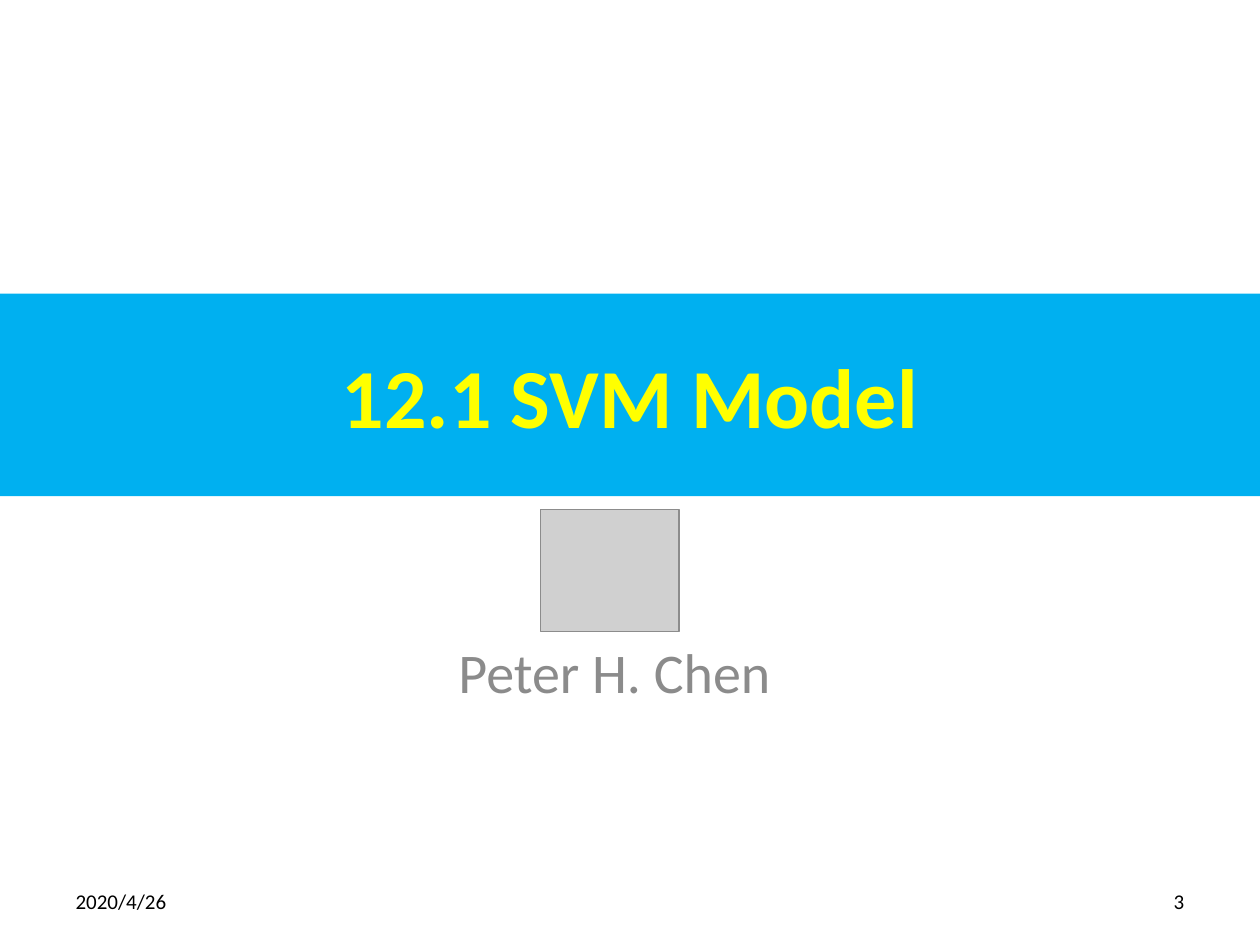
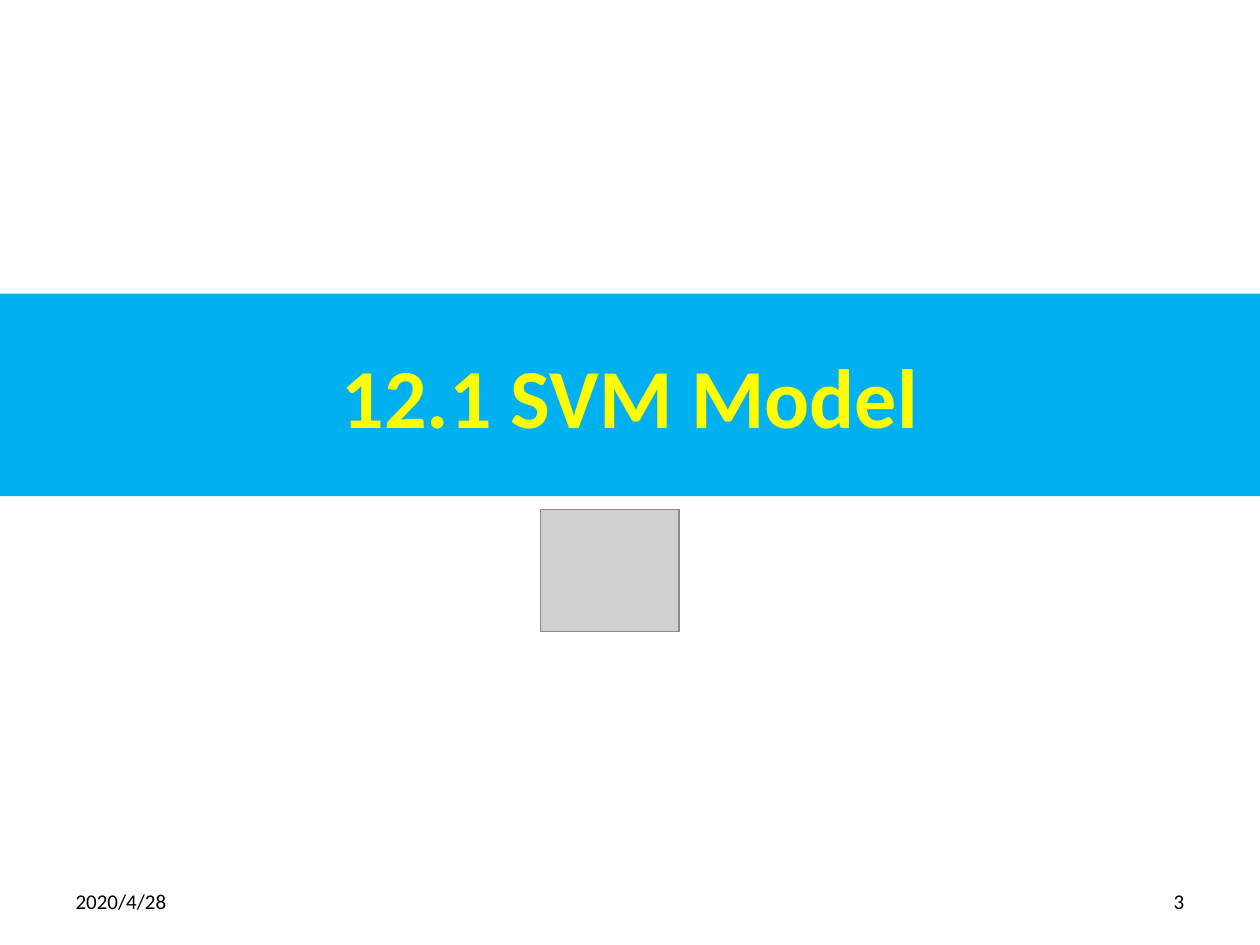
Before and after one commit to peterhchen/800_MachineLearning, a slide deck: slide 3 of 12_SVM.pptx. Drawn at 1260x945 pixels with LibreOffice and Linux fonts; fonts in the diff are those of the drawing; grey boxes stand for pictures. Boxes give left, top, right and bottom in pixels: in the first picture for what was removed or moved away, otherwise in the second. Text is boxed around its words. In the diff, an @@ line names an element or a change of style, - is before the commit and + after.

```diff
--- a/12_SVM.pptx
+++ b/12_SVM.pptx
@@ subtitle removed at (458,654,771,694) @@
-Peter H. Chen
@@ text at (76,894,167,910): text changed @@
-2020/4/26
+2020/4/28
```
Also in this commit, not shown: 17 other slides changed, 1 other file.
